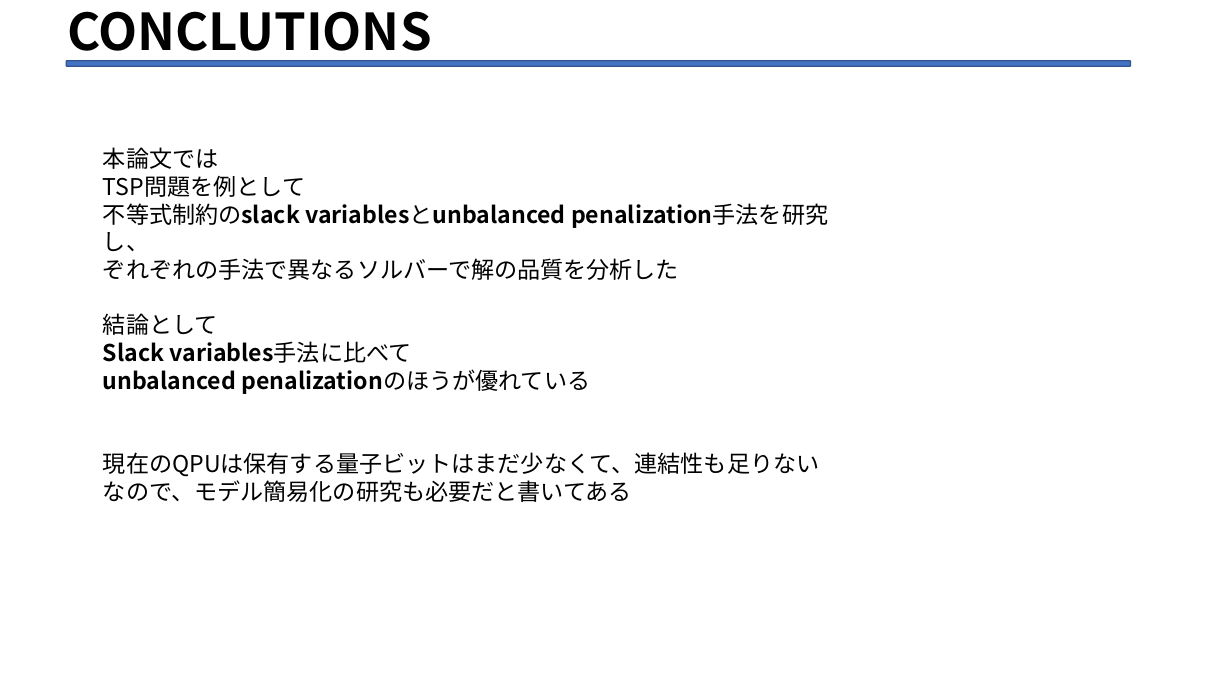
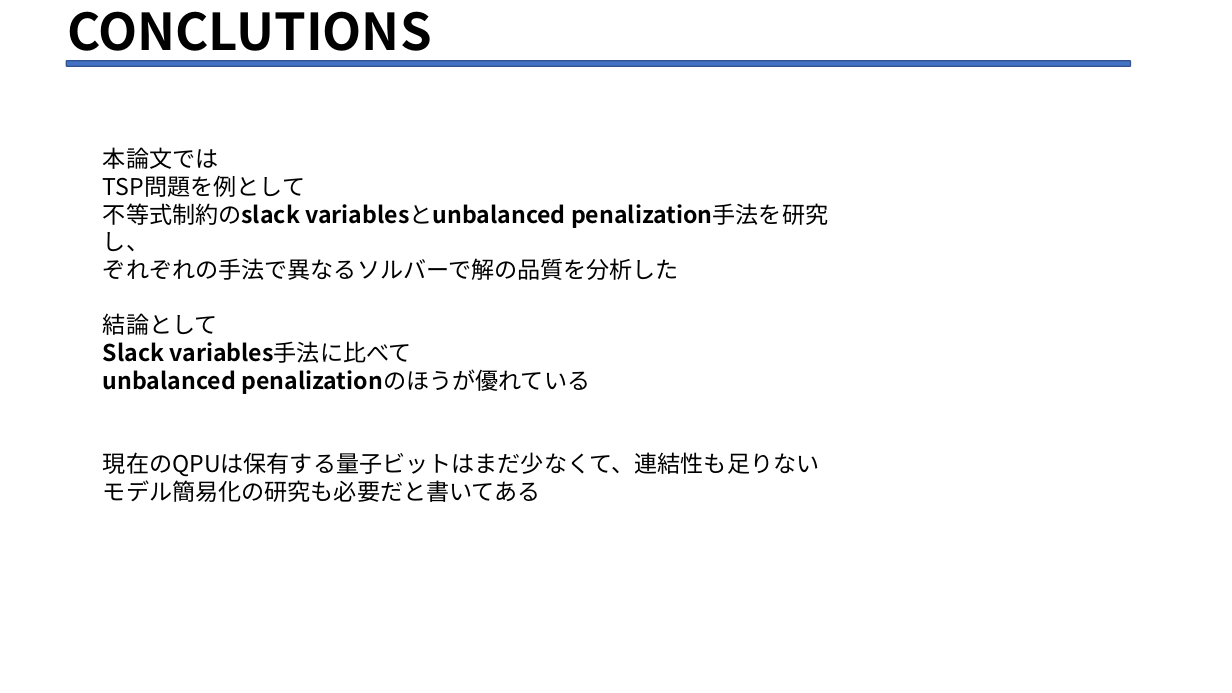
Before and after one commit to Legolas9999/zemi, a slide deck: slide 34 of 第二次/lcj_ron_zemi2.pptx. Drawn at 1232x693 pixels with LibreOffice and Linux fonts; fonts in the diff are those of the drawing. Boxes give left, top, right and bottom in pixels: in the first picture for what was removed or moved away, otherwise in the second. Text is boxed around its words. In the diff, an @@ line names an element or a change of style, - is before the commit and + after.

```diff
--- a/第二次/lcj_ron_zemi2.pptx
+++ b/第二次/lcj_ron_zemi2.pptx
@@ text at box(103, 476, 540, 502): text changed @@
-なので、モデル簡易化の研究も必要だと書いてある
+モデル簡易化の研究も必要だと書いてある
```
Also in this commit, not shown: 1 other slide changed.
